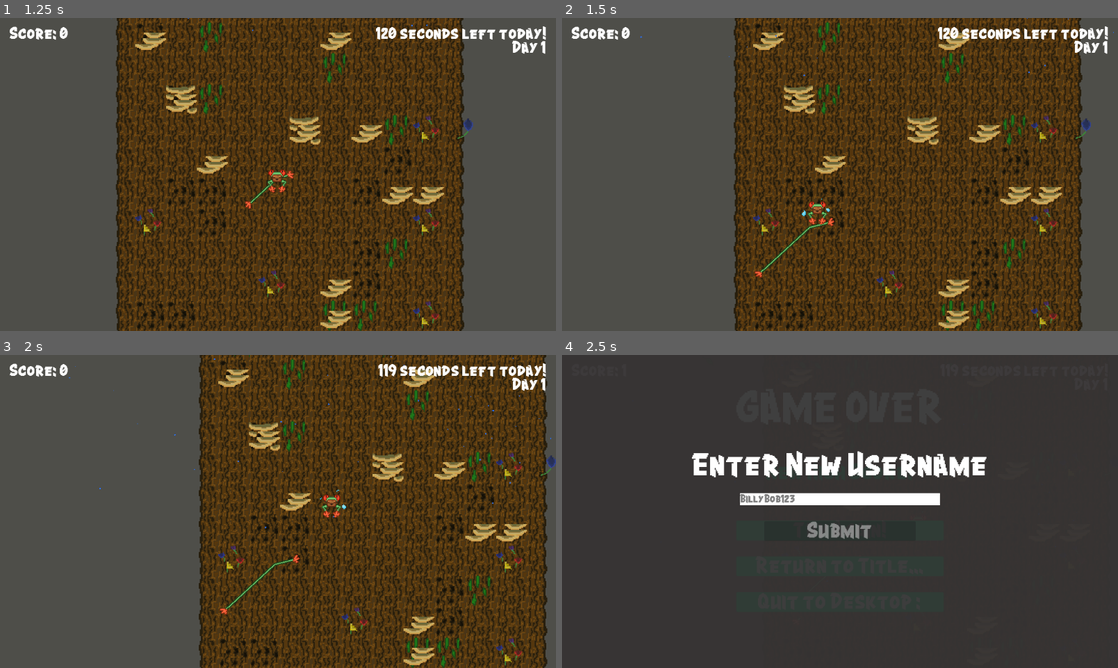
Above: before the commit, frames 1-4 (two rows, left to right).
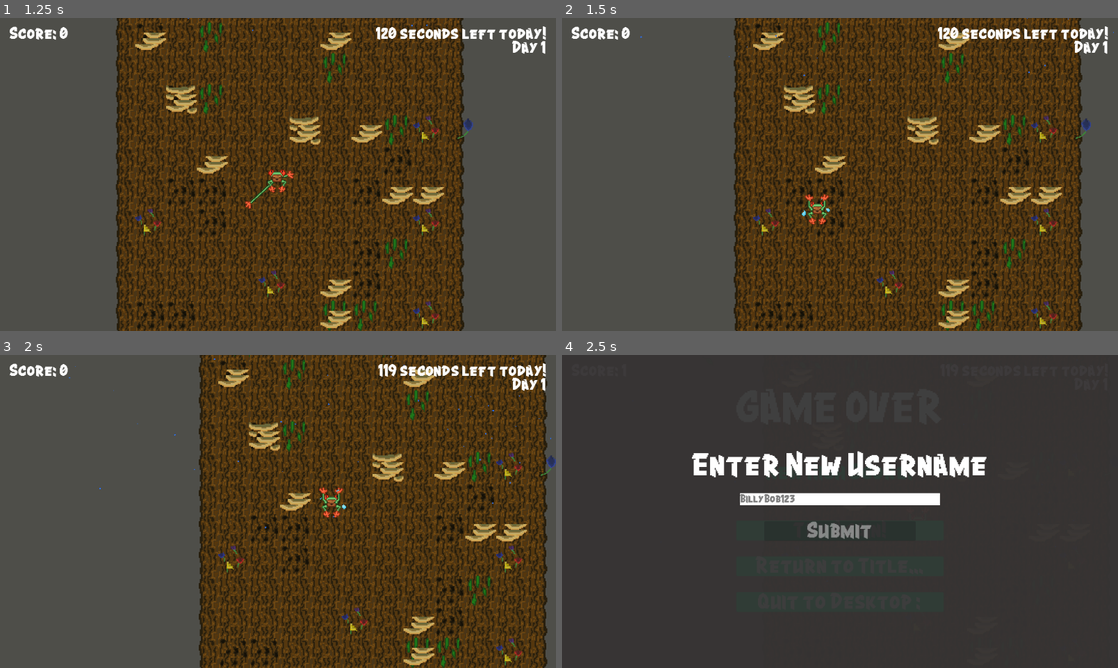
Above: after the commit, the same moments.

Repository: Team-Goose/brackeys-12-game-jam
Game: Godot game, scene res://game.tscn
The game is run twice, just before and just after one commit, with the same random seed, the same clock (stepped at 60 frames per second) and the same inputs. Sound files missing from this copy of the repository are replaced by a short silence.
Inputs (mouse positions are in pixels of both pictures, inside the frame that each line leads up to):
- Up to frame 1 (1.25 s): click "Play!" at 0.5 s
- Up to frame 2 (1.5 s): move the mouse to (684, 315) at 1.27 s; press the mouse at (684, 315) at 1.28 s; hold Right (right) from 1.28 s (still down)
- Up to frame 3 (2 s): keep holding Right (right)
- Up to frame 4 (2.5 s): move the mouse to (762, 621) at 2.02 s; release Right (right) at 2.03 s; release the mouse at (762, 621) at 2.03 s; hold Left (left) from 2.03 s (still down); click (762, 621) at 2.1 s

Frame 1 is identical in both runs. In frame 2, 0.3% of the frame differs, in the area x 34-50%, y 56-84%; in frame 3, 0.3%, in the area x 39-62%, y 42-84%; in frame 4, less than 0.1%.

Commit message:
fixed death animation

Diff:
--- a/scenes/Player.tscn
+++ b/scenes/Player.tscn
@@ -53,6 +53,14 @@
 "speed": 8.0
 }]
 
+[sub_resource type="AtlasTexture" id="AtlasTexture_v1it3"]
+atlas = ExtResource("4_35wrg")
+region = Rect2(224, 0, 32, 32)
+
+[sub_resource type="AtlasTexture" id="AtlasTexture_ubhwj"]
+atlas = ExtResource("4_35wrg")
+region = Rect2(256, 0, 32, 32)
+
 [node name="Player" type="Node2D"]
 texture_filter = 1
 script = ExtResource("1_qp6hn")
@@ -82,7 +90,8 @@
 scale = Vector2(2, 2)
 texture = SubResource("AtlasTexture_46w7h")
 
-[node name="Sprite2D" type="Sprite2D" parent="Forg"]
+[node name="Legs" type="Sprite2D" parent="Forg"]
+unique_name_in_owner = true
 texture = SubResource("AtlasTexture_1upf8")
 
 [node name="Camera2D" type="Camera2D" parent="Forg"]
@@ -131,8 +140,19 @@
 
 [node name="Label" type="Label" parent="Forg/Control"]
 visible = false
+layout_mode = 0
 offset_right = 40.0
 offset_bottom = 23.0
+
+[node name="RArm" type="Sprite2D" parent="Forg"]
+unique_name_in_owner = true
+visible = false
+texture = SubResource("AtlasTexture_v1it3")
+
+[node name="LArm" type="Sprite2D" parent="Forg"]
+unique_name_in_owner = true
+visible = false
+texture = SubResource("AtlasTexture_ubhwj")
 
 [node name="GrabSoundEffect" type="AudioStreamPlayer" parent="."]
 stream = ExtResource("7_ntm1m")
--- a/scenes/tree_hold_mapper.tscn
+++ b/scenes/tree_hold_mapper.tscn
@@ -10,3 +10,9 @@
 [node name="Player" parent="." instance=ExtResource("2_qo1ug")]
 z_index = 5
 position = Vector2(576, 324)
+
+[node name="ParallaxBackground" type="ParallaxBackground" parent="."]
+
+[node name="ParallaxLayer" type="ParallaxLayer" parent="ParallaxBackground"]
+
+[node name="Sprite2D" type="Sprite2D" parent="ParallaxBackground/ParallaxLayer"]
--- a/scripts/player.gd
+++ b/scripts/player.gd
@@ -21,6 +21,7 @@
 var player_alive := true
 var go_direction := Vector2((randf()-0.5) * 500.0, -500)
 var last_pos := Vector2(0.0, 0.0)
+var start_time := Time.get_ticks_msec()
 
 func _ready() -> void:
 	sweat.play()
@@ -37,7 +38,6 @@
 			var tree_cell: TreeCell = result.front().collider.get_parent()
 
 			stamina = (float(tree_cell.hold_strength) / float(storm_strength)) * stamina + 0.1
-			print(str(stamina).pad_decimals(2))
 
 			timer.start(stamina)
 			if tree_cell.hold_strength >= storm_strength: timer.stop()
@@ -61,10 +61,12 @@
 		stamina_bar_r.size.x = size
 		$Forg/Control/Label.text = str(timer.time_left).pad_decimals(3)
 		last_pos = camera.global_position
+		var time_elapsed = Time.get_ticks_msec() - start_time
+		%Legs.global_rotation_degrees = 20 * sin(time_elapsed / 5000)
 	else:
 		camera.global_position = last_pos
 		forg.global_position += go_direction * delta
-		go_direction.y += 980 *delta
+		go_direction.y += 980 * delta
 
 func move_forg():
 	# active and incative hand positions
@@ -102,6 +104,12 @@
 func _on_timer_timeout() -> void:
 	if player_alive:
 		player_alive = false
+		$LHandLine.visible = false
+		$LHand.visible = false
+		$RHandLine.visible = false
+		$RHand.visible = false
+		%LArm.visible = true
+		%RArm.visible = true
 		timer.start(3.0)
 	else:
 		game_over.emit()
Not shown: 2 places in assets/other_menu_theme.tres that only renumber resources
Not shown: 1 places in scenes/Player.tscn that only renumber resources
